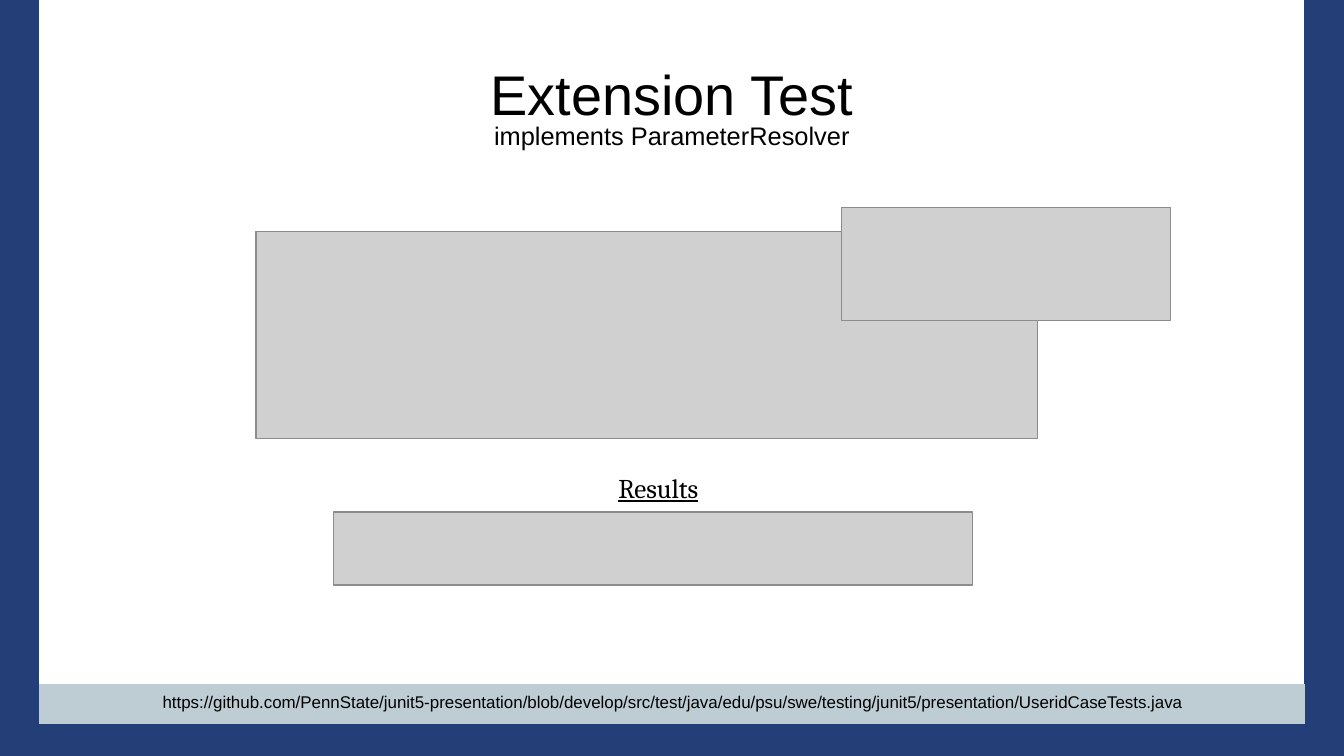
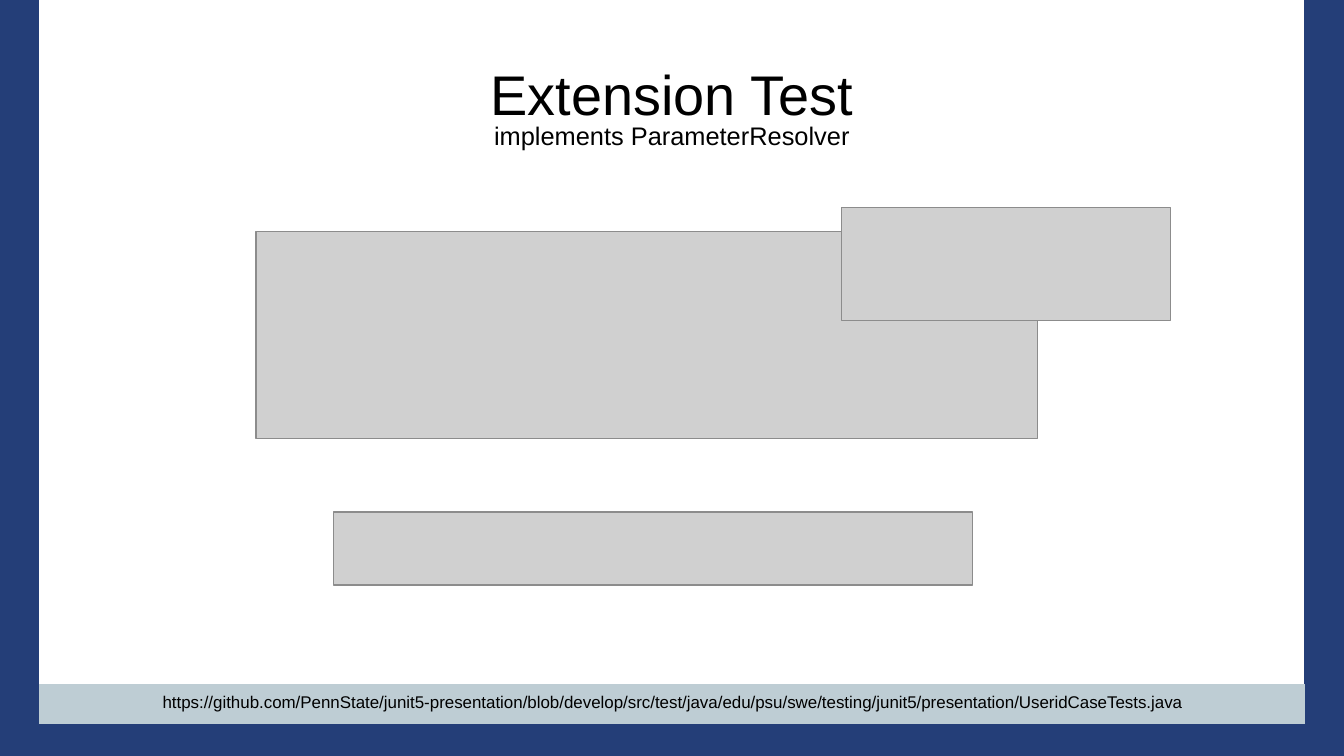
Before and after one commit to PennState/junit5-presentation, a slide deck: slide 53 of src/site/presentation/Junit5_Presentation_JavaOne_2016.odp (slide 50 before the commit). Drawn at 1344x756 pixels with LibreOffice and Linux fonts; fonts in the diff are those of the drawing; grey boxes stand for pictures; background and template pictures are left out. Boxes give left, top, right and bottom in pixels: in the first picture for what was removed or moved away, otherwise in the second. Text is boxed around its words. In the diff, an @@ line names an element or a change of style, - is before the commit and + after.

```diff
--- a/src/site/presentation/Junit5_Presentation_JavaOne_2016.odp
+++ b/src/site/presentation/Junit5_Presentation_JavaOne_2016.odp
@@ title removed at bbox=[618, 479, 698, 502] @@
-Results
```
Also in this commit, not shown: 4 other slides changed.
